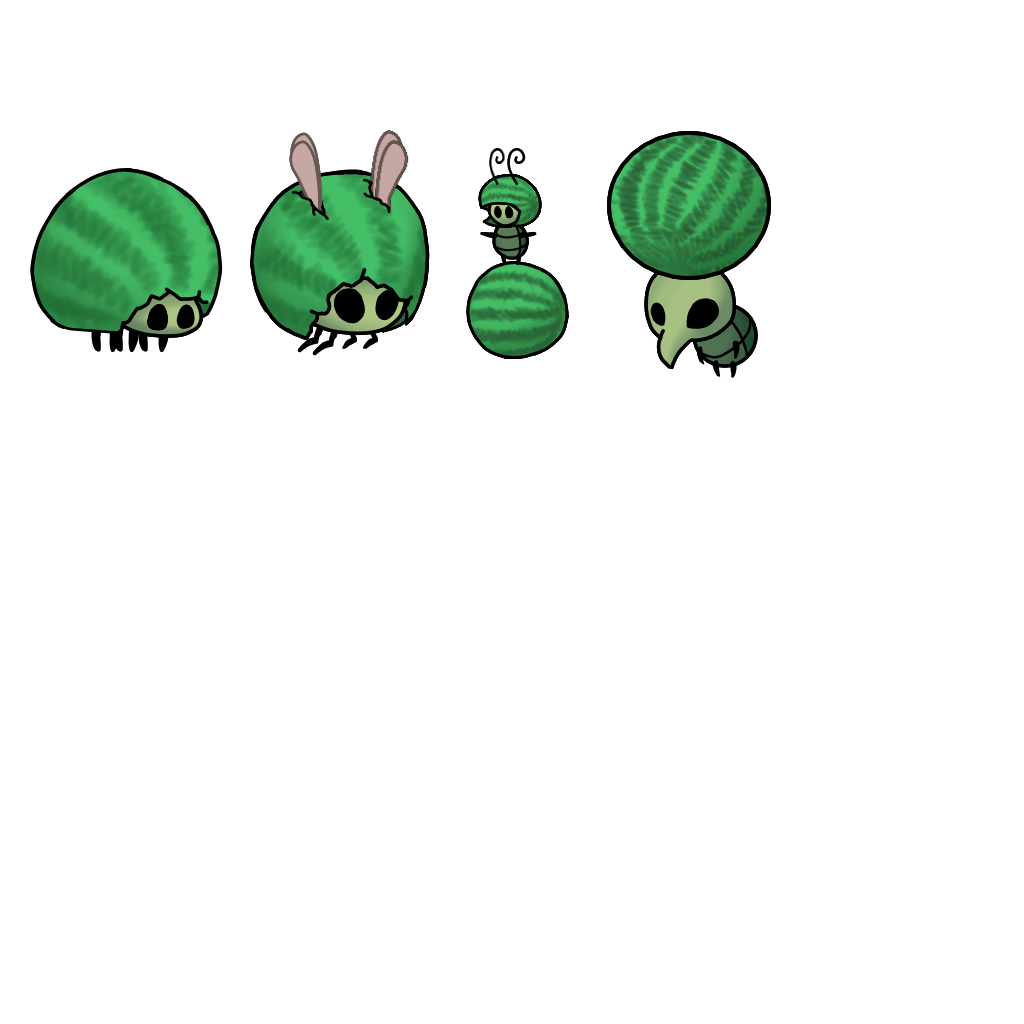
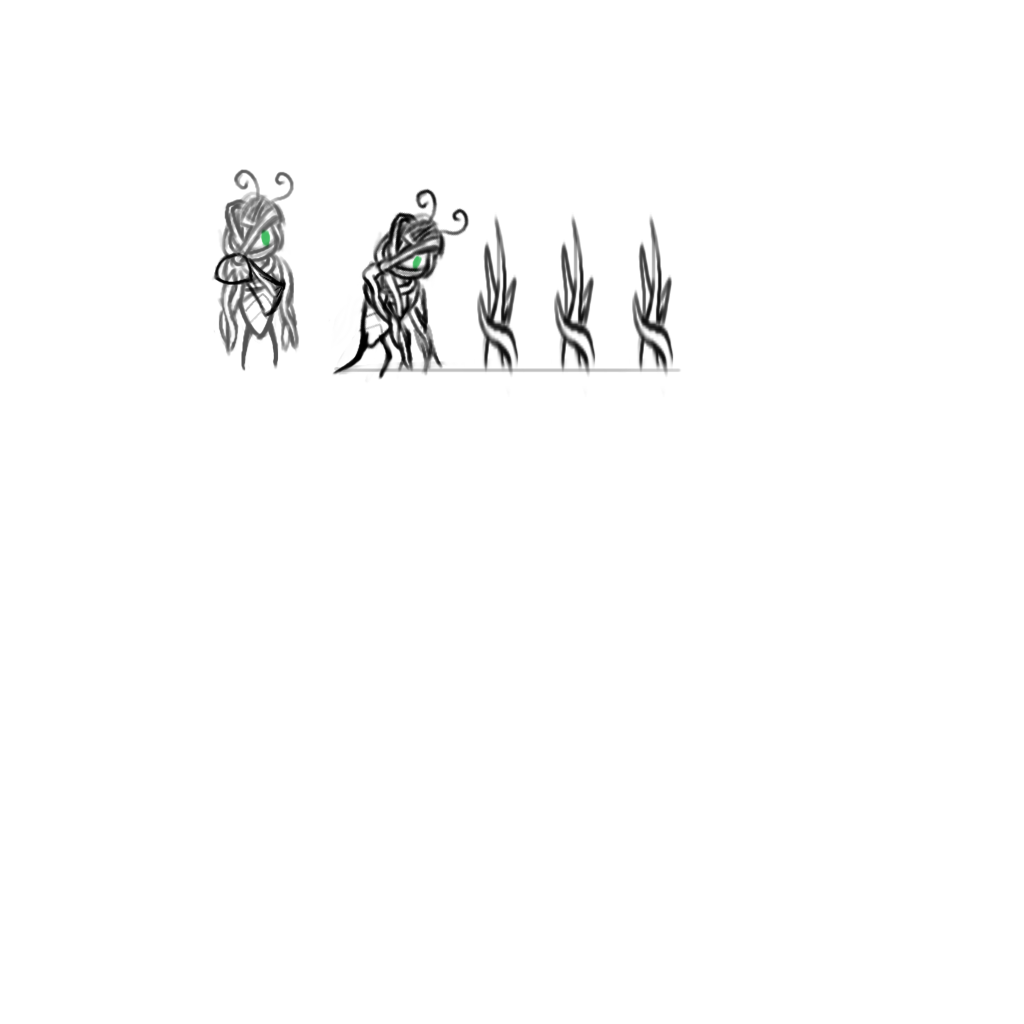
Comparing the layer stacks of the two 1024 × 1024 images. Changes:
hid group "Group 8" (17 layers) over <box>30,130,700,397</box>
painted on "Paint Layer 13" over <box>30,130,700,397</box>
painted on "Paint Layer 18" over <box>30,130,700,397</box>
painted on "Paint Layer 17" over <box>30,130,700,397</box>
painted on "Paint Layer 12" (1st of 2, in "Group 8") over <box>30,192,700,397</box>
painted on "Paint Layer 12" (2nd of 2, in "Group 8") over <box>30,192,700,397</box>
painted on "Paint Layer 19" over <box>30,192,700,397</box>
painted on "Paint Layer 16" over <box>30,256,700,397</box>
hid group "Group 20" (15 layers) over <box>30,130,656,397</box>
painted on "watermelon mask" over <box>80,130,656,397</box>
painted on "wing R 1" over <box>336,130,656,397</box>
painted on "wing R 2" over <box>272,130,656,397</box>
painted on "wing L 1" over <box>208,130,528,397</box>
painted on "watermelon" over <box>80,130,656,397</box>
painted on "head" (2nd of 5, in "Group 20") over <box>208,192,656,397</box>
hid group "Group 27" (12 layers) over <box>247,130,771,397</box>
painted on "Paint Layer 25" (1st of 2, in "Group 27") over <box>375,130,771,397</box>
painted on "Paint Layer 26" over <box>375,130,771,397</box>
painted on "Paint Layer 25" (2nd of 2, in "Group 27") over <box>375,130,771,397</box>
painted on "head" (5th of 5, in "Group 27") over <box>439,142,771,397</box>
renamed "Paint Layer 36" to "Group 40 Merged", hid it, moved it out of group "head", painted on it over <box>30,132,704,397</box>
renamed "antenna" to "Paint Layer 31(pasted)", moved it out of group "Group 40", painted on it over <box>30,130,771,397</box>
renamed "melon helmet" to "Paint Layer 31", moved it out of group "melon helm", painted on it over <box>30,131,771,397</box>
"Paint Layer 2": opacity 100% → 68%, moved it above "Paint Layer 30", painted on it over <box>30,130,771,397</box>
…and 40 more changes (20 painted, 20 removed, 1 renamed, 1 stack)
